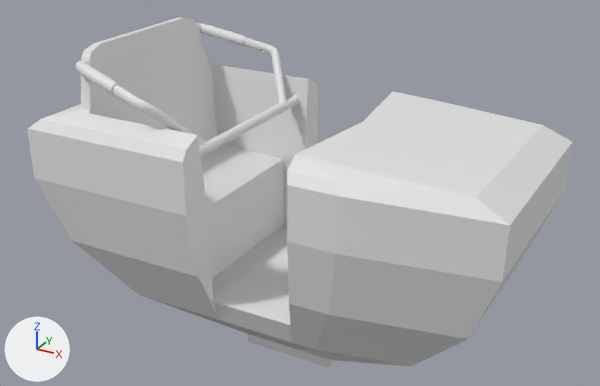
The Blender file Assets/Blender/car.blend, before and after one commit.
Camera for both pictures: a 50 mm lens placed at (4.54, -8.5, 6.4), pointed at (-0.16, 0.05, 2.13). Lighting does not change. The marker at lower left points along +X, +Y and +Z.
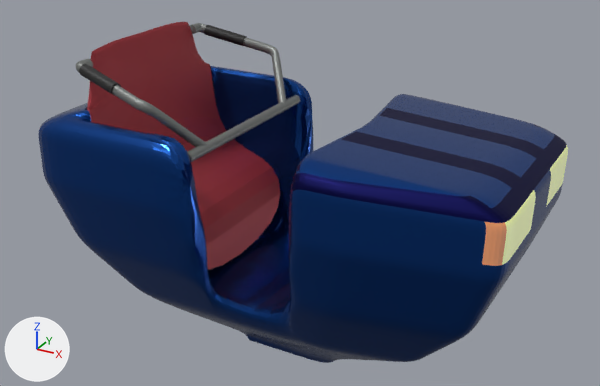
Where the change shows, as pixel boxes (x1, y1, x2, y2) in the pictures (600 x 386 px):
'Cube', surface changed, reshaped, modifiers changed (white to blue, 15% shorter): before (27, 18, 573, 368); after (38, 64, 568, 363)
'Cube.001', added: after (87, 22, 280, 270)
'Cylinder.001', recoloured (white to grey): (76, 23, 286, 147) in both
'Cylinder', recoloured: (187, 95, 300, 162) in both
'Cylinder.003', recoloured (white to grey): (79, 64, 121, 95) in both
'Cylinder.002', recoloured (white to black): (204, 25, 247, 46) in both
part 1 of me_cube, built on: before (81, 18, 217, 142); after (38, 66, 568, 363)
part 2 of me_cube, recoloured: before (43, 109, 331, 368); after (57, 64, 331, 362)

What changed in the scene script:
```text
Change mat_material:
    add n2 = _N.new('ShaderNodeTexImage'); n2.name = 'Image Texture'
    add n2.image = img_material_metallic
    add n3 = _N.new('ShaderNodeRGB'); n3.name = 'RGB'
    add n3.outputs[0].default_value = (0.377, 0.035, 0.0472, 1.0)  # 'Color', red #a5353d
    where n1 = _N.new('ShaderNodeBsdfPrincipled'); n1.name = 'Principled BSDF'
    add _L.new(n2.outputs[0], n1.inputs[1])  # 'Color' to 'Metallic'
    add _L.new(n3.outputs[0], n1.inputs[0])  # 'Color' to 'Base Color'
Add mat_material_002:
    mat_material_002 = principled_material('Material.002')
    mat_material_002.base_color = (0.00663, 0.0594, 0.275)  # blue #13458f
    mat_material_002.metallic = 0.887
    mat_material_002.roughness = 0.234
Change me_cube:
    used by ob_cube; location = (0.0, 0.0, 0.0); scale = (0.835, 0.742, 1.0)
    remove me_cube.from_pydata(...)  # 129 vertices, 125 faces; spans x -3.69..3.45, y -2.17..2.17, z -0.06..3.99
    add me_cube.from_pydata(...)  # 1130 vertices, 1086 faces; spans x -3.69..3.45, y -2.17..2.17, z -0.06..3.26
    me_cube part 1: 4 vertices moved from x -3.06, y -1.48..1.48, z 3.85..3.92 to x -3.01, y -1.25..1.27, z 3.25; 8 vertices removed from x -3.06..-2.89, y -1.49..1.49, z 3.87..3.99; 1009 vertices added at x -3.69..3.44, y -2.17..2.17, z -0.06..3.25
    me_cube part 2: 6 faces spanning x -3.5..0.64, y -2.06..2.06, z -0.06..3.26 switch from mat_material (white #e7e7e7) to mat_material_002 (blue #13458f)
    add me_cube.materials.append(mat_material_005)  # yellow #d7e75a
    add me_cube.materials.append(mat_material_004)  # dark blue #090947
    add me_cube.materials.append(mat_material_006)  # orange #e78223
    add me_cube.materials.append(mat_material_007)  # red #e71a2c
Change me_cylinder:
    where me_cylinder.from_pydata(...)  # 64 vertices, 34 faces; spans x -0.13..0.13, y -0.13..0.13, z -1.67..1.67
    add me_cylinder.materials.append(mat_material_001)  # grey #878a87
Change me_cylinder_001:
    where me_cylinder_001.from_pydata(...)  # 800 vertices, 769 faces; spans x -1.2..0.1, y -3.5..0.1, z -38.2..-22.5
    add me_cylinder_001.materials.append(mat_material_001)  # grey #878a87
Change me_cylinder_002:
    where me_cylinder_002.from_pydata(...)  # 64 vertices, 34 faces; spans x -0.074..0.074, y -0.074..0.074, z -0.299..0.299
    add me_cylinder_002.materials.append(mat_material_003)  # black #1b1b1b
Change me_cylinder_005:
    where me_cylinder_005.from_pydata(...)  # 64 vertices, 34 faces; spans x -0.074..0.074, y -0.074..0.074, z -0.299..0.299
    add me_cylinder_005.materials.append(mat_material_003)  # black #1b1b1b
Change ob_cube:
    add _m = ob_cube.modifiers.new('Subdivision', 'SUBSURF')
    add _m.levels = 4
    add _m.render_levels = 5
Add ob_cube_001:
    ob_cube_001 = bpy.data.objects.new('Cube.001', me_cube_001)  # 25 vertices, 11 faces; spans x -3.06..-1.27, y -1.77..1.77, z 1.0..3.99; modifiers SUBSURF
    ob_cube_001.location = (0.0, 0.0, 0.0)
    ob_cube_001.scale = (0.835, 0.742, 1.0)
```
